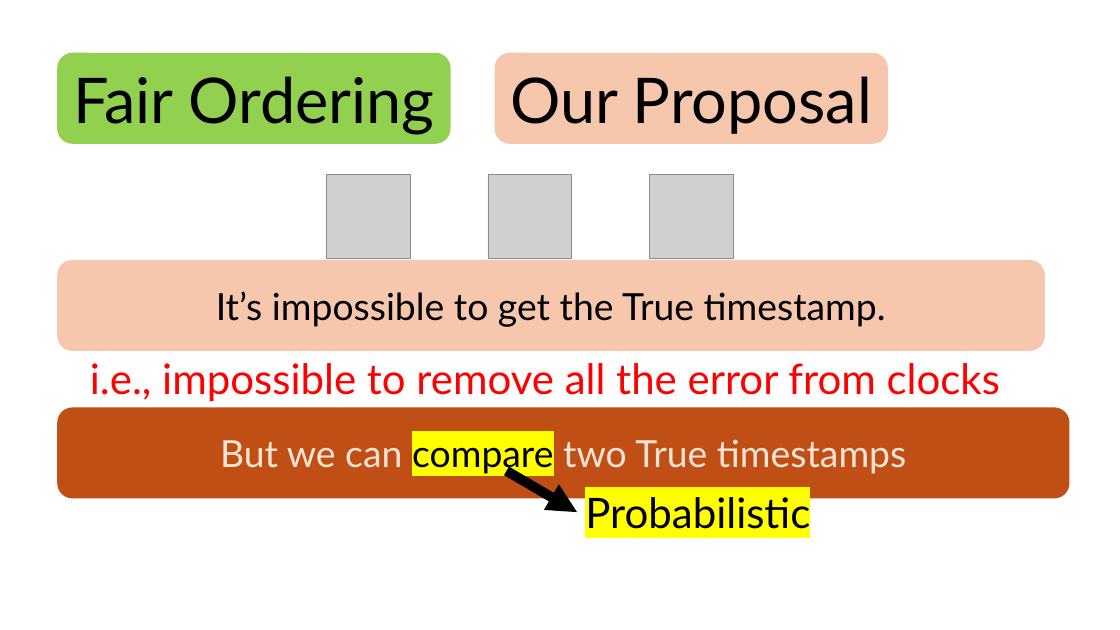
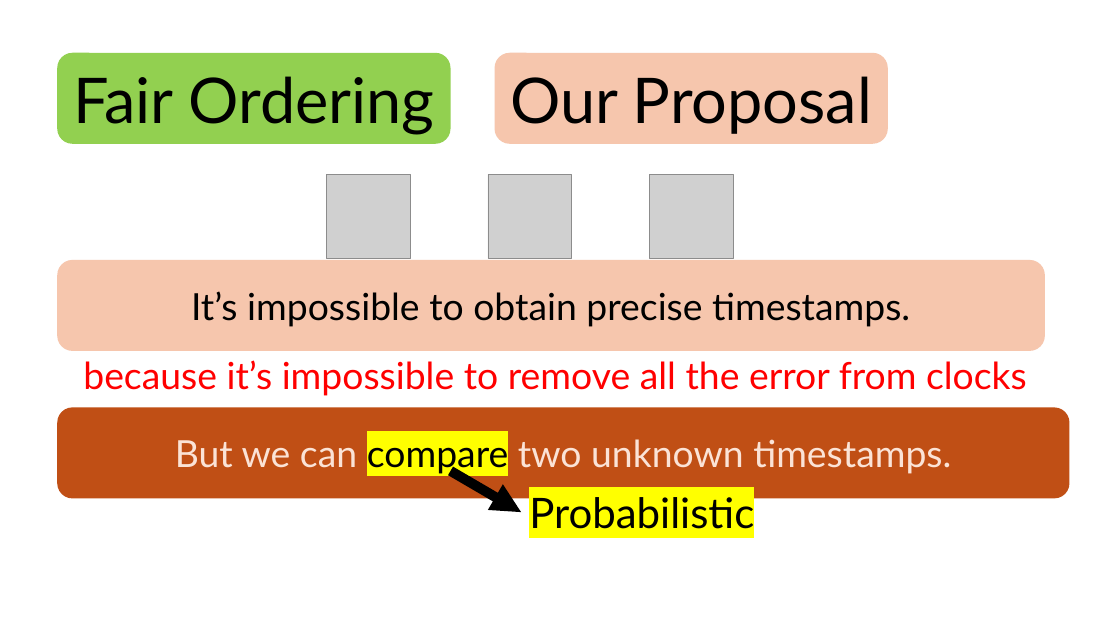
Before and after one commit to HaseebLUMS/Onyx-Presentation, a slide deck: slide 15 of tommy_hotnets_v2.pptx. Drawn at 1120x630 pixels with LibreOffice and Linux fonts; fonts in the diff are those of the drawing; grey boxes stand for pictures. Boxes give left, top, right and bottom in pixels: in the first picture for what was removed or moved away, otherwise in the second. Text is boxed around its words. In the diff, an @@ line names an element or a change of style, - is before the commit and + after.

```diff
--- a/tommy_hotnets_v2.pptx
+++ b/tommy_hotnets_v2.pptx
@@ text in rounded rectangle at [191, 291, 910, 327]: text changed @@
-It’s impossible to get the True timestamp.
+It’s impossible to obtain precise timestamps.
@@ text at [83, 360, 1027, 396]: text changed; size 36 to 32 pt @@
-i.e., impossible to remove all the error from clocks
+because it’s impossible to remove all the error from clocks
@@ text in rounded rectangle at [175, 439, 951, 475]: text changed @@
-But we can compare two True timestamps
+But we can compare two unknown timestamps.
@@ arrow moved from (507, 471) - (577, 513) to (450, 471) - (521, 513) @@
@@ text "Probabilistic": place and size @@
-text "Probabilistic" at [585, 497, 810, 529]
+text "Probabilistic" at [529, 497, 754, 529]
```
Also in this commit, not shown: 4 other slides changed.
